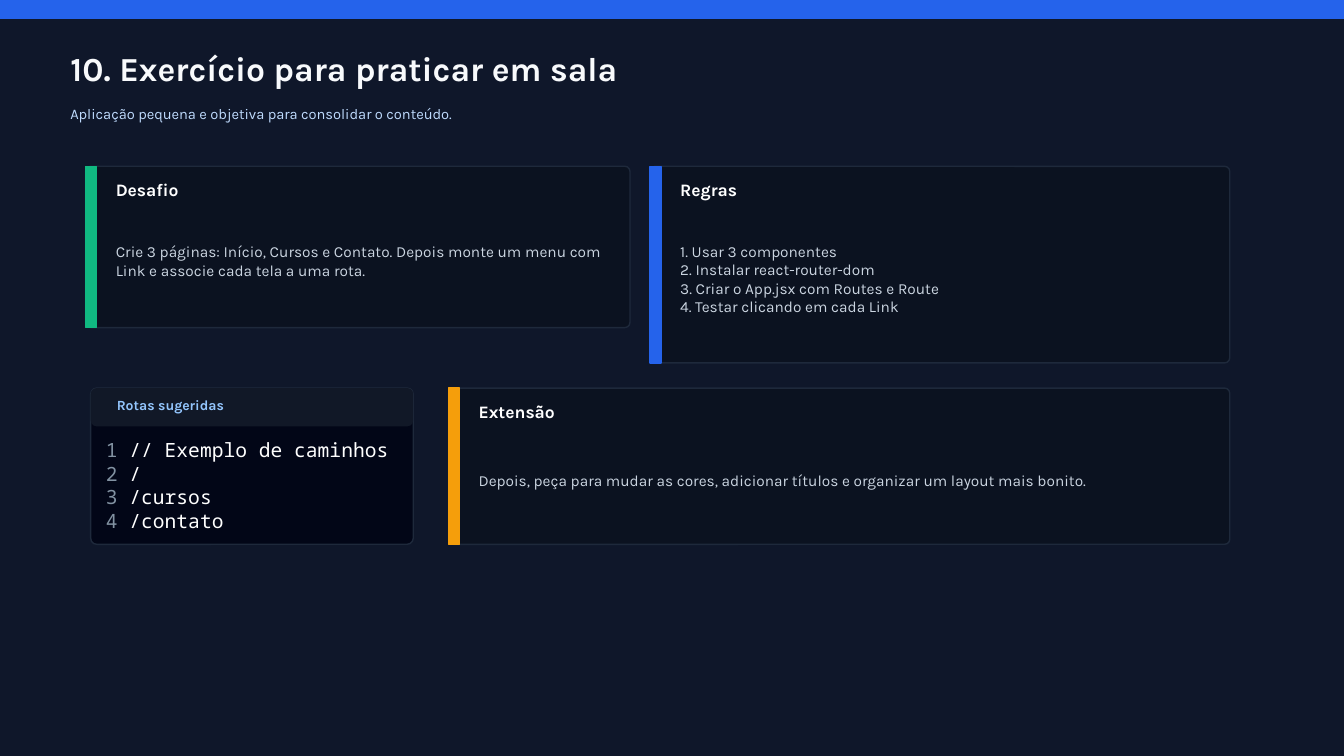
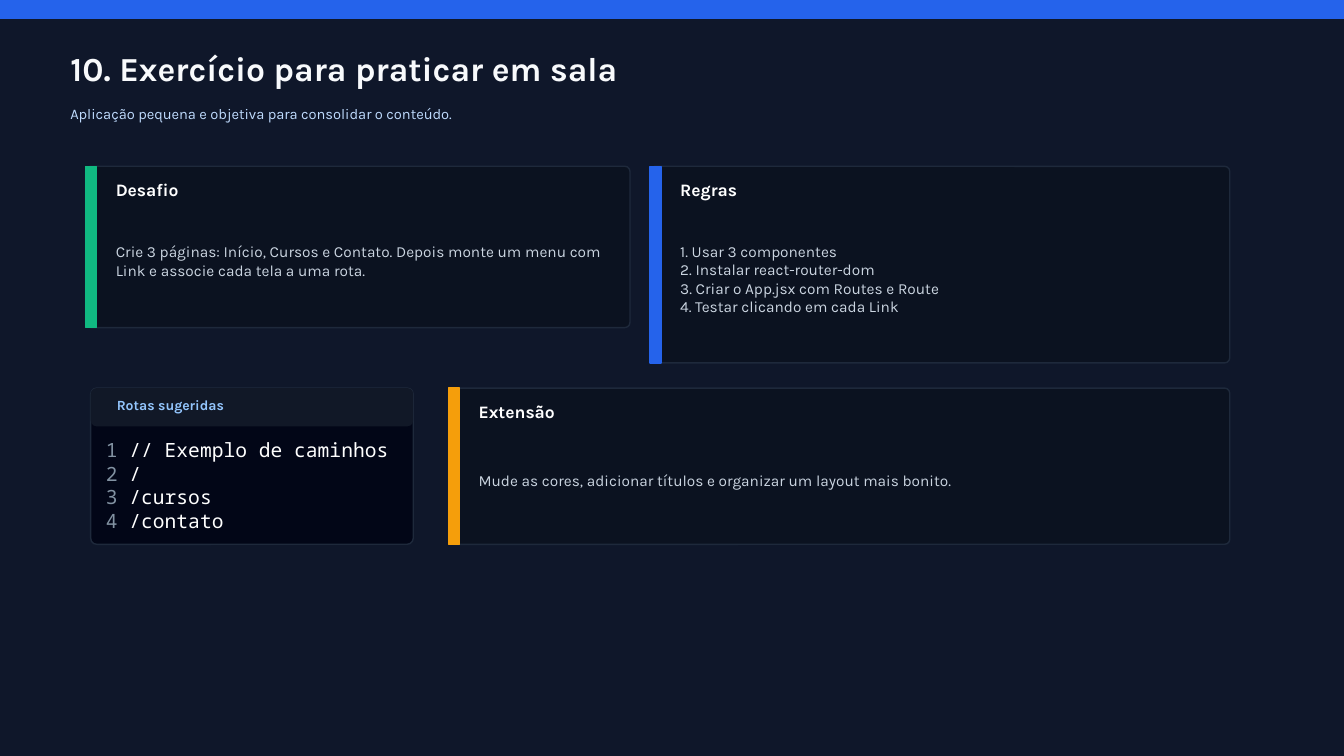
Before and after one commit to italo2403/Aula_09_03_3-B, a slide deck: slide 11 of rotas_react_passo_a_passo_atualizado.pptx. Drawn at 1344x756 pixels with LibreOffice and Linux fonts; fonts in the diff are those of the drawing. Boxes give left, top, right and bottom in pixels: in the first picture for what was removed or moved away, otherwise in the second. Text is boxed around its words. In the diff, an @@ line names an element or a change of style, - is before the commit and + after.

```diff
--- a/rotas_react_passo_a_passo_atualizado.pptx
+++ b/rotas_react_passo_a_passo_atualizado.pptx
@@ text at (x1=479, y1=474, x2=951, y2=490): text changed @@
-Depois, peça para mudar as cores, adicionar títulos e organizar um layout mais bonito.
+Mude as cores, adicionar títulos e organizar um layout mais bonito.
```
Also in this commit, not shown: 5 other slides changed, 1 other file.
